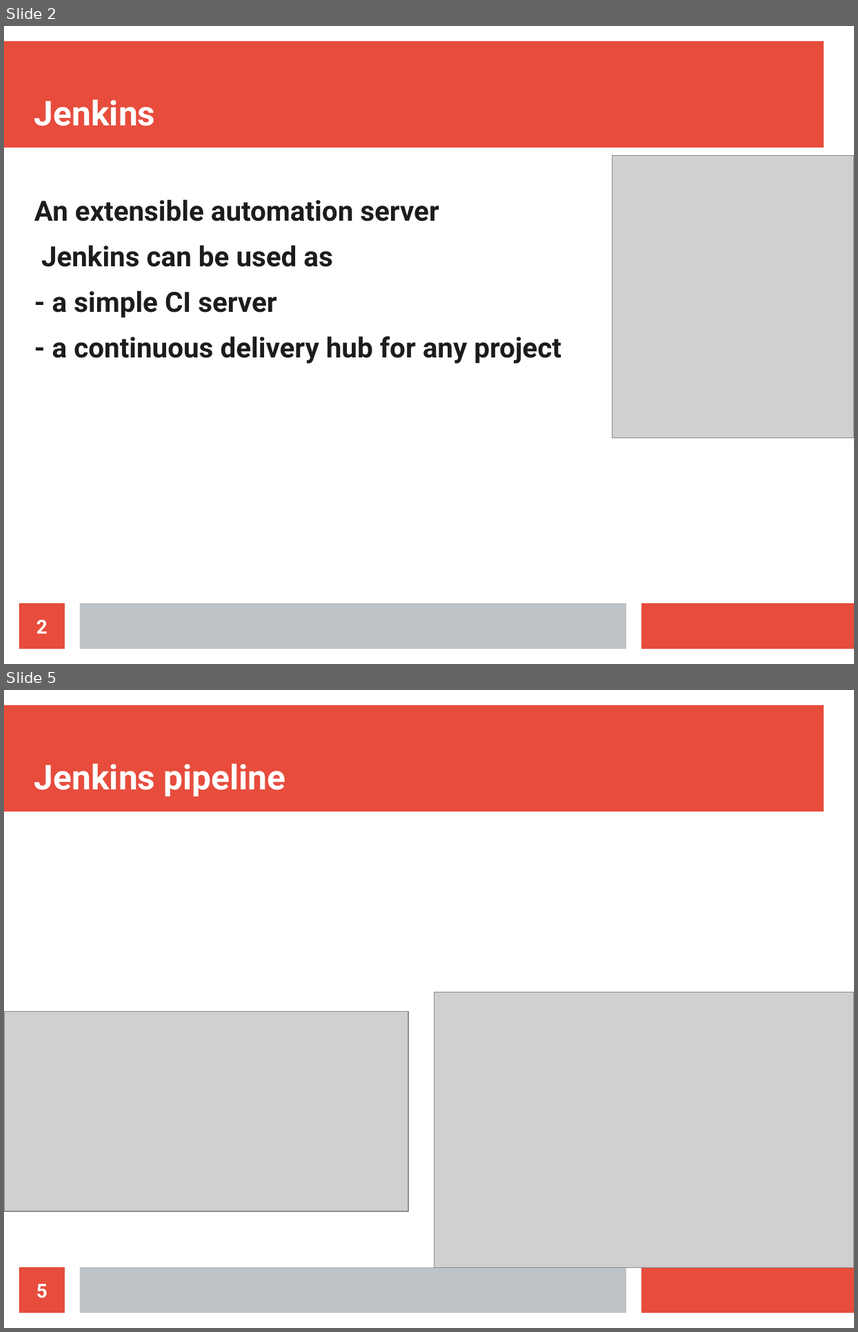
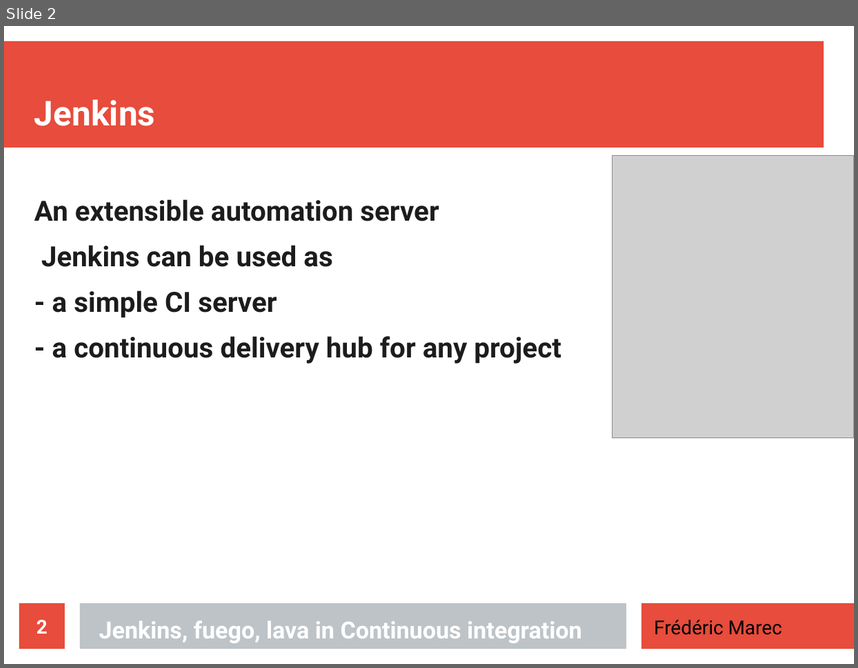
Before and after one commit to DDTLK/review, a slide deck: CI-presentation.odp. Shown one above the other, each under a label of ours: slides 2 and 5 before the commit, slide 2 after it; the slides between them are not shown. The pictures are 858x1332 and 858x668 pixels, drawn with LibreOffice and Linux fonts; fonts in the diff are those of the drawing; grey boxes stand for pictures. Boxes give left, top, right and bottom in pixels: in the first picture for what was removed or moved away, otherwise in the second. Text is boxed around its words. In the diff, an @@ line names an element or a change of style, - is before the commit and + after.

```diff
--- a/CI-presentation.odp
+++ b/CI-presentation.odp
@@ slide 5 removed at (x1=4, y1=690, x2=854, y2=1328), background #FFFFFF; not listed: 3 template elements that a slide beside it also shows @@
@@ title removed at (x1=34, y1=763, x2=286, y2=796) @@
-Jenkins pipeline
@@ picture removed at (x1=435, y1=992, x2=854, y2=1267) @@
@@ picture removed at (x1=4, y1=1012, x2=408, y2=1212) @@
@@ page number removed at (x1=19, y1=1267, x2=65, y2=1312) @@
-5
@@ slide 2 changed as well @@
@@ title added at (x1=99, y1=620, x2=582, y2=643), 22 pt, text #FFFFFF, bold @@
+Jenkins, fuego, lava in Continuous integration
@@ text added at (x1=654, y1=619, x2=782, y2=635), 18 pt, text #000000 @@
+Frédéric Marec
```
Also in this commit, not shown: 6 other slides changed, 1 slide added, 1 other slide removed, 1 other file.
